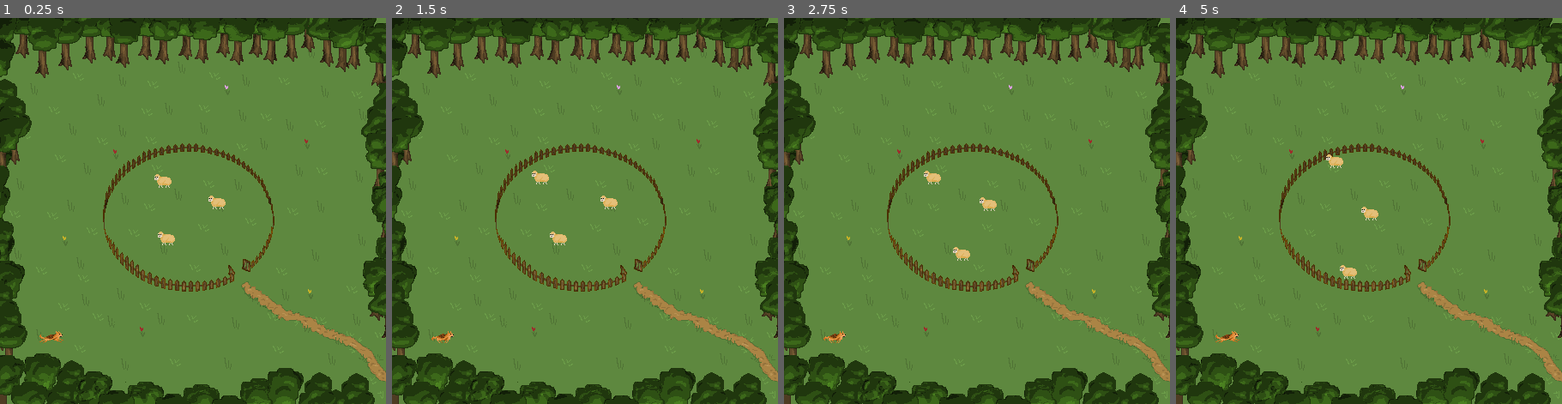
Above: before the commit, frames 1-4 (left to right).
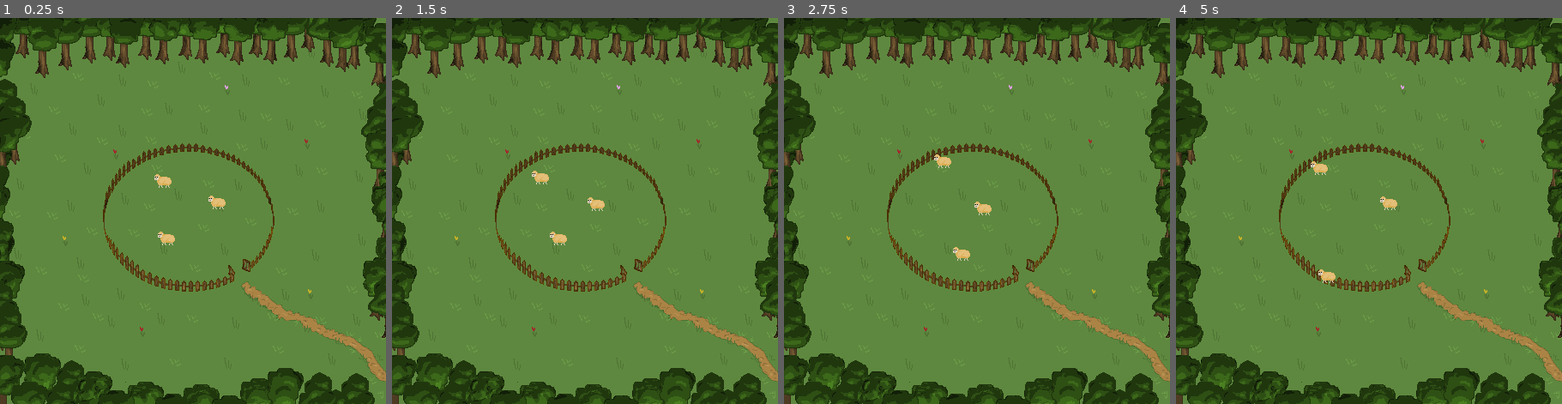
Above: after the commit, the same moments.

Repository: binaryHips/MAIgeAcademy
Game: Godot game, scene res://src/scenes/main/main.tscn
Two runs of this game, one before a commit and one after it. Both use one fixed random seed, a clock stepped at 60 frames per second and the inputs below. The project has no main scene, so this scene is started directly.
Inputs:
- Up to frame 1 (0.25 s): no input
- Up to frame 2 (1.5 s): hold Right (ui_right) 0.53-1.28 s; hold Down (ui_down) from 1.28 s (still down)
- Up to frame 3 (2.75 s): release Down (ui_down) at 2.03 s; hold Right (ui_right) from 2.03 s (still down)
- Up to frame 4 (5 s): release Right (ui_right) at 2.78 s; hold Up (ui_up) 2.78-3.53 s; hold Left (ui_left) from 3.53 s (still down)

The runs differ from the first frame. In frame 1, less than 0.1% of the frame differs, in the area x 10-17%, y 81-85%; in frame 2, 0.3%; in frame 3, 0.4%; in frame 4, 0.7%, in the area x 10-58%, y 35-85%.

Commit message:
map modifie

Diff:
--- a/src/autoloads/gamemaster.gd
+++ b/src/autoloads/gamemaster.gd
@@ -6,11 +6,8 @@
 	"sheep_in" = [],
 }
 
-
-
 var turn_order:Array[Brain]
 var current_turn:int = 0
-
 
 @onready var turn_timer:Timer = Timer.new()
 
--- a/src/scenes/chien/brain.gd
+++ b/src/scenes/chien/brain.gd
@@ -12,15 +12,15 @@
 	goProche()
 
 func getPathPoints():
-	print(get_parent())
-	print(get_parent().get_parent())
+	#print(get_parent())
+	#print(get_parent().get_parent())
 	var path = get_parent().get_parent().get_node("Path2D")
 	var courbe = path.curve
 	var points = []
 	for i in range(courbe.get_point_count()):
 		points.push_back(courbe.get_point_position(i))
 
-	print(points)
+	#print(points)
 	return points
 
 func pointProche(position):
@@ -31,21 +31,21 @@
 	for i in range(len(points)):
 		var dist = points[i].distance_to(position)
 		if(dist < minDistance && min != points[i]):
-			print("Ouaf !")
+			#print("Ouaf !")
 			minDistance = dist
 			min = points[i]
 		if(minDistance == 0 && i != len(points)-1):
-			print("Ouaf ?")
+			#print("Ouaf ?")
 			minDistance = points[i+1].distance_to(position)
 			min = points[i+1]
 		if(i == len(points)-1):
-			print("Ouaf...")
+			#print("Ouaf...")
 			minDistance = points[0].distance_to(position)
 			min = points[0]
 
-	print(position)
-	print(minDistance)
-	print(min)
+	#print(position)
+	#print(minDistance)
+	#print(min)
 	return min
 
 func goProche():
--- /dev/null
+++ b/src/scenes/map/enclosure_area.gd
@@ -0,0 +1,15 @@
+extends Area2D
+
+
+# Called when the node enters the scene tree for the first time.
+func _ready() -> void:
+	for body in get_overlapping_bodies():
+		if body.is_in_group("sheep"):
+			Gamemaster.world_state["sheep_in"].append(body)
+
+
+func _on_body_entered(body: Node2D) -> void:
+	Gamemaster.world_state["sheep_in"].append(body)
+
+func _on_body_exited(body: Node2D) -> void:
+	Gamemaster.world_state["sheep_in"].erase(body)
--- a/src/scenes/map/map.tscn
+++ b/src/scenes/map/map.tscn
@@ -1,7 +1,7 @@
 [gd_scene load_steps=5 format=3 uid="uid://bnbyvqieew8wu"]
 
 [ext_resource type="Texture2D" uid="uid://difvyndmfhtpb" path="res://resources/images/Enclos.png" id="1_hp2vv"]
-[ext_resource type="PackedScene" uid="uid://c3h086n4tu8x5" path="res://src/scenes/chien/chien.tscn" id="2_deygp"]
+[ext_resource type="Script" path="res://src/scenes/map/enclosure_area.gd" id="2_owcem"]
 
 [sub_resource type="CapsuleShape2D" id="CapsuleShape2D_csnad"]
 radius = 124.0
@@ -29,12 +29,14 @@
 [node name="Area2D" type="Area2D" parent="."]
 position = Vector2(-11, 15)
 rotation = 1.5708
+script = ExtResource("2_owcem")
 
 [node name="CollisionShape2D" type="CollisionShape2D" parent="Area2D"]
+scale = Vector2(0.8, 0.8)
 shape = SubResource("CapsuleShape2D_csnad")
 
 [node name="Path2D" type="Path2D" parent="."]
 curve = SubResource("Curve2D_c0myq")
 
-[node name="Chien" parent="." instance=ExtResource("2_deygp")]
-position = Vector2(-329, 295)
+[connection signal="body_entered" from="Area2D" to="Area2D" method="_on_body_entered"]
+[connection signal="body_exited" from="Area2D" to="Area2D" method="_on_body_exited"]
--- a/src/scenes/sheep/brain.gd
+++ b/src/scenes/sheep/brain.gd
@@ -7,7 +7,7 @@
 var count_return:int = 0
 
 func _ready():
-	speed = 4000
+	speed = 50
 	override_state("idle")
 
 func _parse_event(event:Dictionary):
@@ -32,7 +32,7 @@
 			if dir_view.dot( body.global_position - get_parent().global_position) > 0:
 				percept["dog_seen"] = true
 
-	percept["is_inside"] = self in Gamemaster.world_state["sheep_in"]
+	percept["is_inside"] = body in Gamemaster.world_state["sheep_in"]
 
 	return percept
 
@@ -55,9 +55,8 @@
 		count_return -= 1
 
 	elif has_state("idle"):
-
 		if not percept["dog_seen"] and not percept["is_inside"]:
-			pass #override_state("runaway")
+			override_state("runaway")
 
 		move_target = body.global_position + Vector2(
 			randf_range(-50, 50),
